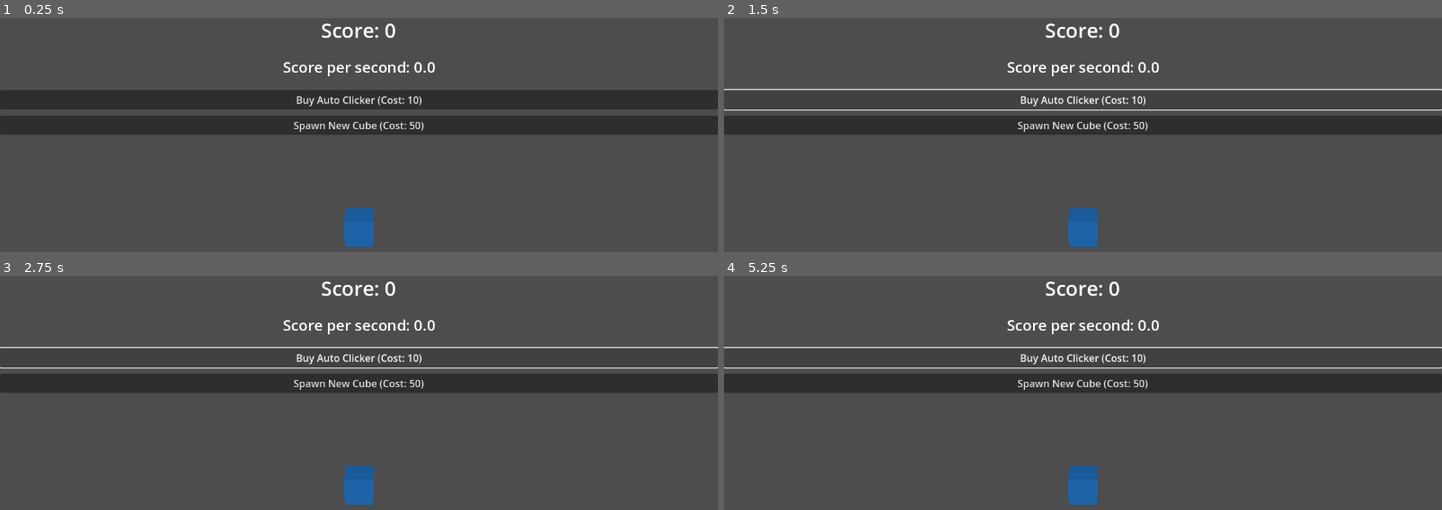
Above: before the commit, frames 1-4 (two rows, left to right).
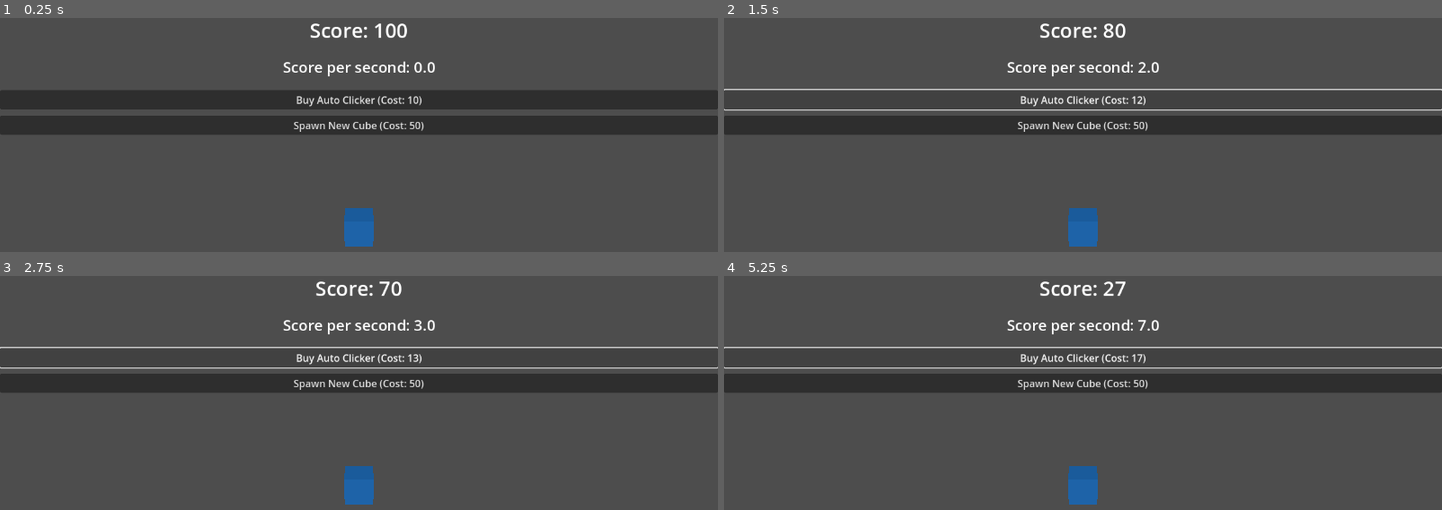
Above: after the commit, the same moments.

Repository: GabrielCirciu/pet-everything
Game: Godot game, scene res://MainScreen.tscn
Two runs of this game, one before a commit and one after it. Both use one fixed random seed, a clock stepped at 60 frames per second and the inputs below.
Inputs:
- Up to frame 1 (0.25 s): no input
- Up to frame 2 (1.5 s): click "Buy Auto Clicker (Cost: 10)" at 0.5 s; click "Buy Auto Clicker (Cost: 10)" (after the commit: "Buy Auto Clicker (Cost: 11)") at 1.25 s
- Up to frame 3 (2.75 s): click "Buy Auto Clicker (Cost: 10)" (after the commit: "Buy Auto Clicker (Cost: 12)") at 2 s
- Up to frame 4 (5.25 s): click "Buy Auto Clicker (Cost: 10)" (after the commit: "Buy Auto Clicker (Cost: 13)") at 2.75 s; click "Buy Auto Clicker (Cost: 10)" (after the commit: "Buy Auto Clicker (Cost: 14)") at 3.5 s; click "Buy Auto Clicker (Cost: 10)" (after the commit: "Buy Auto Clicker (Cost: 15)") at 4.25 s; click "Buy Auto Clicker (Cost: 10)" (after the commit: "Buy Auto Clicker (Cost: 16)") at 5 s

The runs differ from the first frame. In frame 1, 0.4% of the frame differs, in the area x 43-57%, y 2-9%; in frame 2, 0.4%; in frame 3, 0.4%; in frame 4, 0.5%, in the area x 44-59%, y 2-37%.

Commit message:
Minor changes

Diff:
--- a/scripts/game_manager.gd
+++ b/scripts/game_manager.gd
@@ -1,7 +1,7 @@
 extends Node3D
 
 # Game state variables
-var score: float = 0
+var score: float = 100
 var score_per_click: float = 1
 var score_per_second: float = 0
 var auto_clicker_cost: int = 10
@@ -57,7 +57,7 @@
 
 func _on_object_clicked(clicked_object):
 	score += score_per_click
-	save_game()
+	# save_game()
 
 	# Visual feedback
 	var tween = create_tween()
@@ -69,13 +69,14 @@
 		score -= auto_clicker_cost
 		auto_clicker_count += 1
 		score_per_second += 1
-		auto_clicker_cost = int(auto_clicker_cost * 1.5)  # Increase cost by 50%
+		auto_clicker_cost = int(auto_clicker_cost * 1.1)  # Increase cost by 10%
 		save_game()
 
 func _on_spawn_cube_button_pressed():
 	if score >= spawn_cube_cost:
 		score -= spawn_cube_cost
-		spawn_cube_cost = int(spawn_cube_cost * 1.5)  # Increase cost by 50%
+		score_per_second += 10
+		spawn_cube_cost = int(spawn_cube_cost * 1.1)  # Increase cost by 10%
 
 		# Spawn new cube at random position
 		var new_cube = cube_scene.instantiate()
@@ -92,11 +93,11 @@
 		var spawn_tween = create_tween()
 		spawn_tween.tween_property(new_cube, "scale", Vector3(1, 1, 1), 0.3).set_trans(Tween.TRANS_ELASTIC)
 
-		save_game()
+		# save_game()
 
 func _on_game_timer_timeout():
 	score += score_per_second
-	save_game()
+	# save_game()
 
 func save_game():
 	var save_data = {
